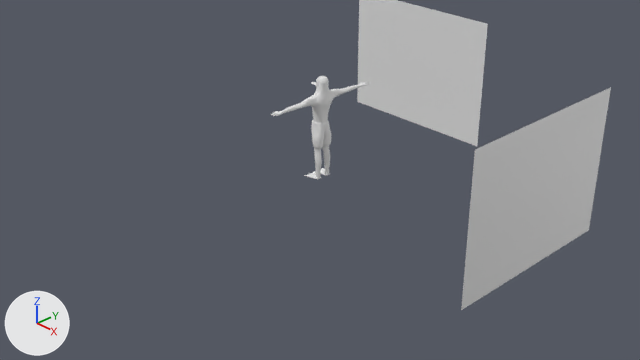
Two versions of the Blender file 3D models/Hero.blend, one commit apart.
One viewpoint serves both versions: the file's camera 'Camera'. Arrows for +X, +Y and +Z are at lower left; the lights stay in place.

Before the edit, the objects in view are built like this:
```python
me_cylinder_003 = bpy.data.meshes.new('Cylinder.003')
me_cylinder_003.from_pydata(...)  # 2562 vertices, 2440 faces; spans x -1.4..3.6, y -17.9..4.3, z -19.5..7.3
me_hero_model_4693 = bpy.data.meshes.new('Hero_Model[4693]')
me_hero_model_4693.from_pydata([(-1.2, -0.9, 0.0), (1.2, -0.9, 0.0), (-1.2, 0.9, 0.0), (1.2, 0.9, 0.0)], [], [(0, 1, 3, 2)])
me_hero_model_4693.materials.append(mat_hero_model_4693)  # its picture is missing
me_hero_model_4693__002 = bpy.data.meshes.new('Hero_Model[4693].002')
me_hero_model_4693__002.from_pydata([(-1.2, -0.9, 0.0), (1.2, -0.9, 0.0), (-1.2, 0.9, 0.0), (1.2, 0.9, 0.0)], [], [(0, 1, 3, 2)])
me_hero_model_4693__002.materials.append(mat_hero_model_4693__001)  # its picture is missing
ob_body = bpy.data.objects.new('body', me_cylinder_003)
ob_body.location = (0.058, -0.36, 1.07)
ob_body.rotation_euler = (-1.559, 0.0, 0.0)  # degrees (-89, 0, 0)
ob_body.scale = (-0.0605, -0.0605, -0.0605)
_m = ob_body.modifiers.new('Subdivision', 'SUBSURF')
_m.levels = 2
ob_hero_model_4693 = bpy.data.objects.new('Hero_Model[4693]', me_hero_model_4693)
ob_hero_model_4693.location = (2.873, 0.48, 0.634)
ob_hero_model_4693.rotation_euler = (1.571, 0.0, 1.571)  # degrees (90, 0, 90)
ob_hero_model_4693__001 = bpy.data.objects.new('Hero_Model[4693].001', me_hero_model_4693__002)
ob_hero_model_4693__001.location = (-0.729, 2.652, 0.634)
ob_hero_model_4693__001.rotation_euler = (1.571, 0.0, 0.0)  # degrees (90, 0, 0)
```
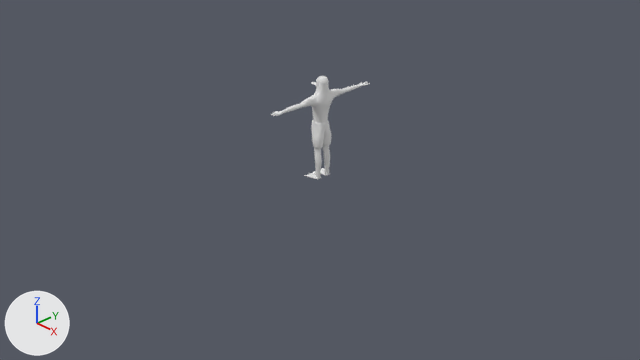
Pixel boxes [x1, y1, x2, y2] of what changed, in the pictures (640 x 360 px):
'Hero_Model[4693]', hidden
    before: [461, 87, 611, 310]
'Hero_Model[4693].001', hidden
    before: [357, 0, 488, 146]

Edits to the bpy script that builds the scene:
```text
Change ob_hero_model_4693:
    add ob_hero_model_4693.hide_set(True)
Change ob_hero_model_4693__001:
    add ob_hero_model_4693__001.hide_set(True)
```
